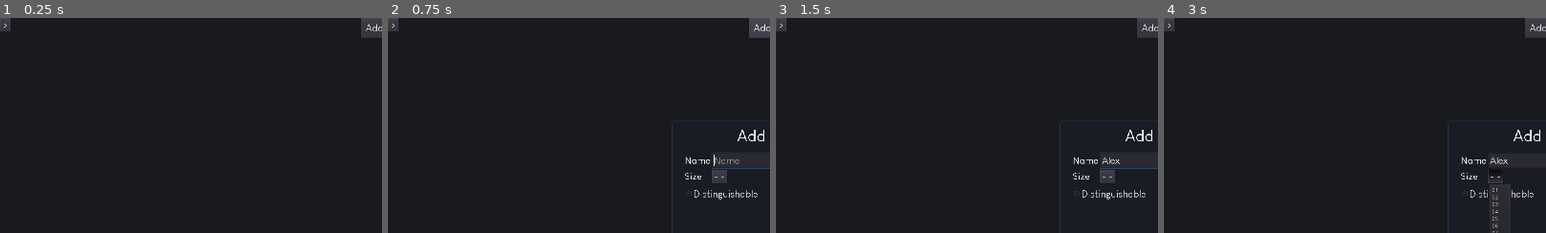
Above: before the commit, frames 1-4 (left to right).
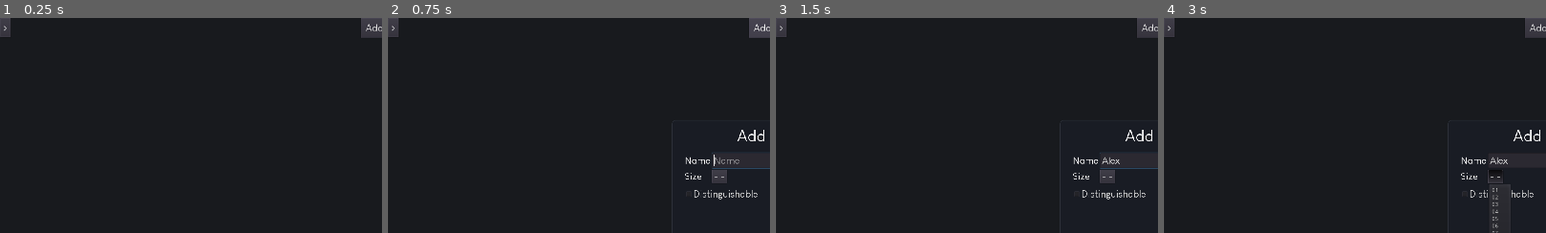
Above: after the commit, the same moments.

Repository: Mickaly13X/wv_project
Game: Godot game, scene res://Scenes/Main.tscn
Two runs of this game, one before a commit and one after it. Both use one fixed random seed, a clock stepped at 60 frames per second and the inputs below.
Inputs (mouse positions are % of the whole screen's width and height, from its top left):
- Up to frame 1 (0.25 s): no input
- Up to frame 2 (0.75 s): click "Add Set" at 0.5 s
- Up to frame 3 (1.5 s): click (52, 33) at 1.27 s; type "Alex" at 1.35 s
- Up to frame 4 (3 s): click ">" at 2 s; click "- -" at 2.75 s
The pictures show only the part of the screen within x 0-50%, y 0-50%; the shares and areas given below are measured in that part.

The runs differ from the first frame. In frame 1, less than 0.1% of the frame differs, in the area x 0-3%, y 2-9%; in frame 2, less than 0.1%; in frame 3, less than 0.1%; in frame 4, less than 0.1%.

Commit message:
FGP Performed: This is a fast git push, minor changes have been made and I didn't feel the need to commit a message.

Diff:
--- a/Visualizer/Scenes/Main.tscn
+++ b/Visualizer/Scenes/Main.tscn
@@ -72,8 +72,10 @@
 
 [node name="B_Cola" type="Button" parent="HSplit/Pn_Main"]
 margin_right = 27.0
-margin_bottom = 34.0
+margin_bottom = 48.0
+focus_mode = 0
 custom_fonts/font = ExtResource( 4 )
+enabled_focus_mode = 0
 text = ">"
 __meta__ = {
 "_edit_use_anchors_": false
